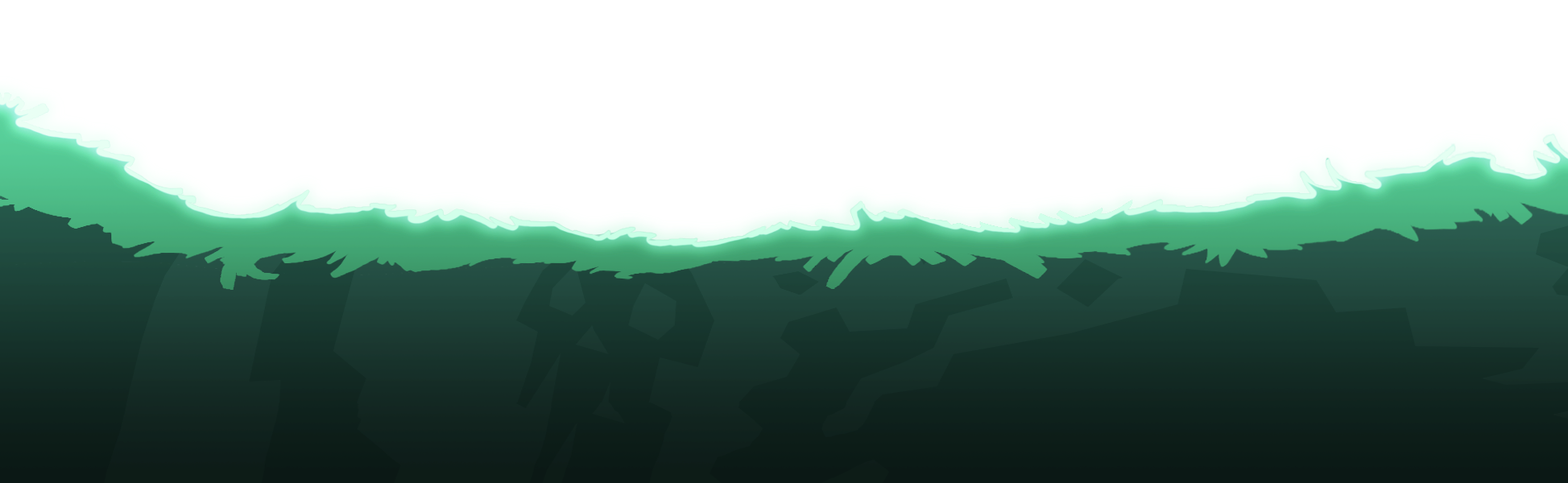
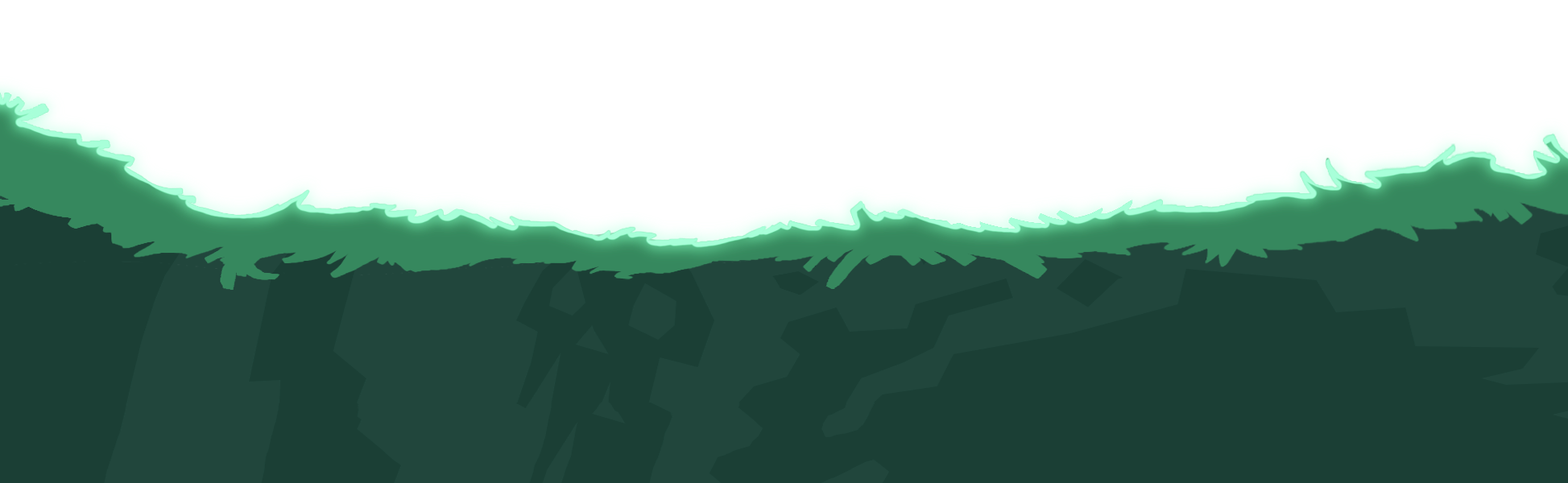
Before/after of a w=1568, h=483 layered artwork. What changed in the layer stack:
hid "Layer 1" over (x1=0, y1=83, x2=1568, y2=483)
